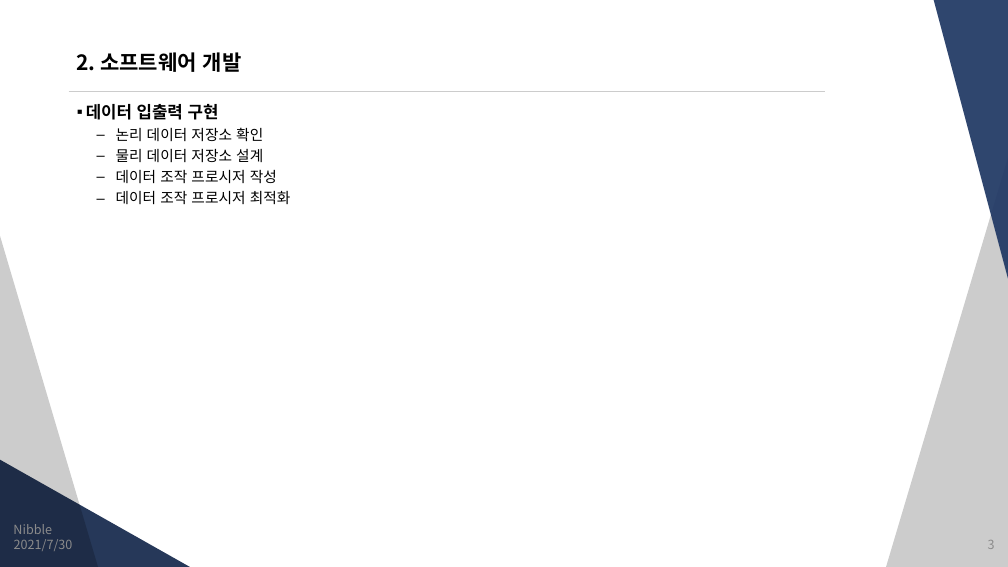
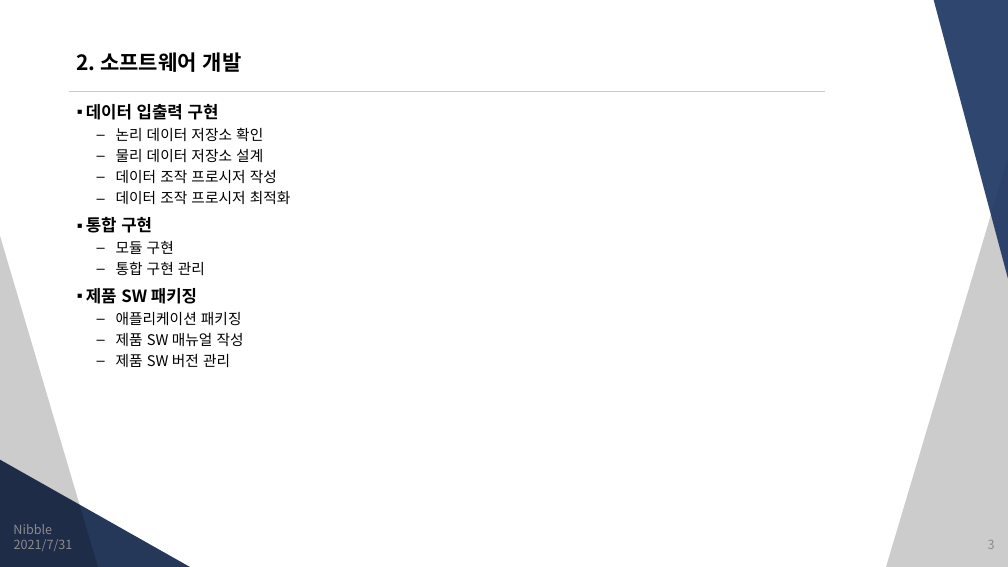
Before and after one commit to JungSangHyeon/2021-TIL, a slide deck: slide 3 of 정보처리기사/2. 소프트웨어 개발.pptx. Drawn at 1008x567 pixels with LibreOffice and Linux fonts; fonts in the diff are those of the drawing. Boxes give left, top, right and bottom in pixels: in the first picture for what was removed or moved away, otherwise in the second. Text is boxed around its words. In the diff, an @@ line names an element or a change of style, - is before the commit and + after.

```diff
--- a/정보처리기사/2. 소프트웨어 개발.pptx
+++ b/정보처리기사/2. 소프트웨어 개발.pptx
@@ text at (86, 217, 244, 367): paragraphs added @@
+▪ 통합 구현
+  – 모듈 구현
+  – 통합 구현 관리
+▪ 제품 SW 패키징
+  – 애플리케이션 패키징
+  – 제품 SW 매뉴얼 작성
+  – 제품 SW 버전 관리
@@ text at (14, 539, 73, 551): text changed @@
-2021/7/30
+2021/7/31
```
Also in this commit, not shown: 12 other slides changed, 10 slides added.
